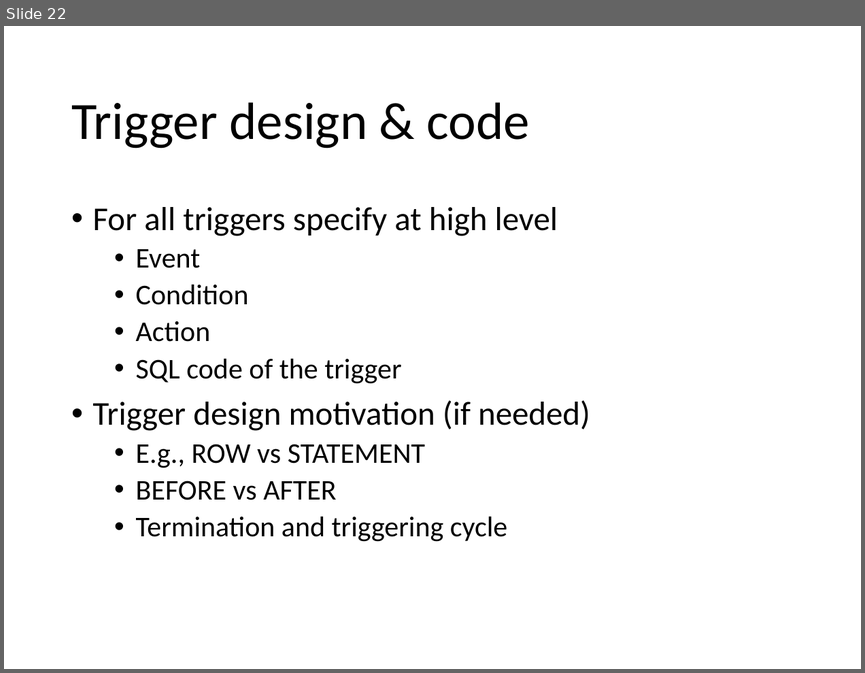
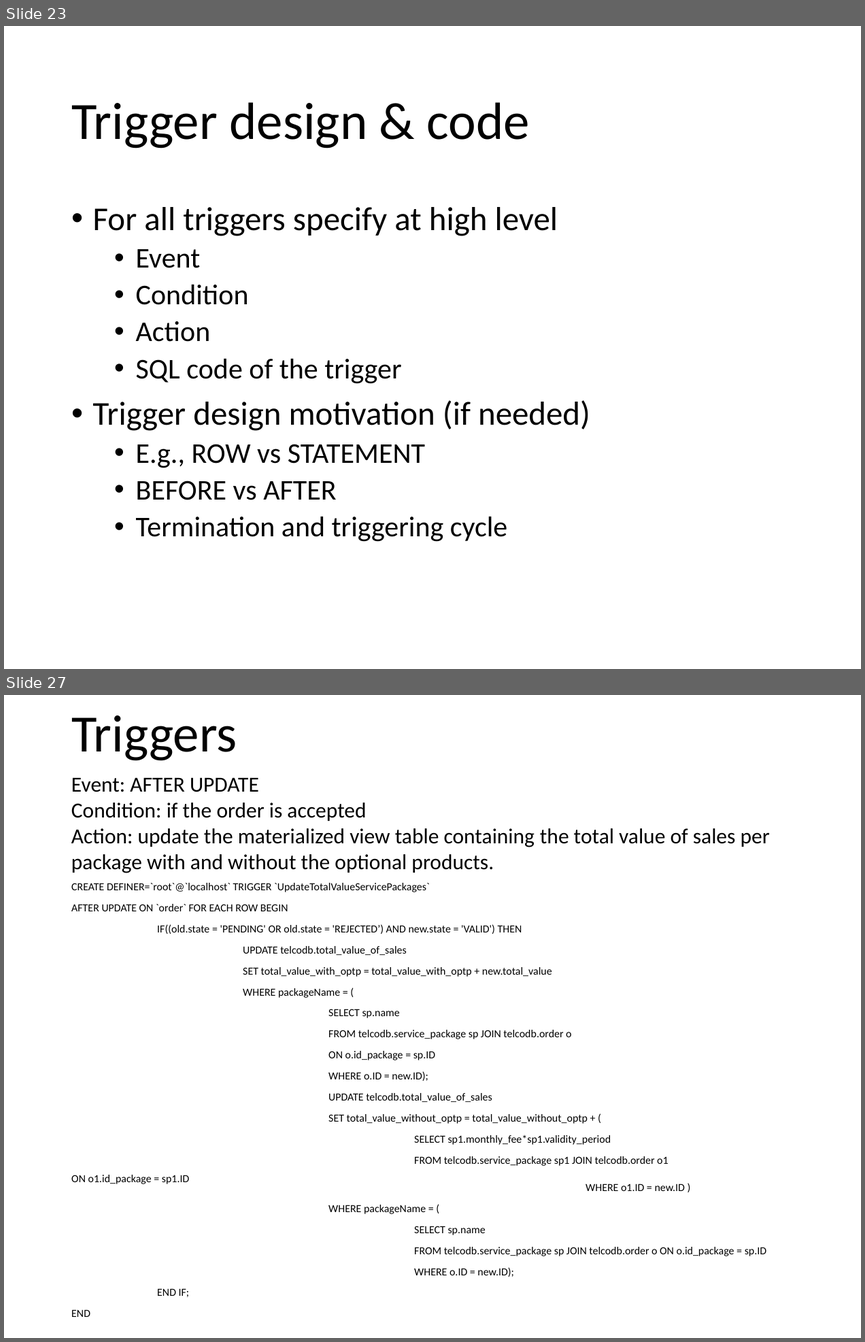
Before and after one commit to andrearestelli/db2-project, a slide deck: docs/documentation.pptx. Shown one above the other, each under a label of ours: slide 22 before the commit, slides 23 and 27 after it; the slides between them are not shown. The pictures are 865x673 and 865x1342 pixels, drawn with LibreOffice and Linux fonts; fonts in the diff are those of the drawing. Boxes give left, top, right and bottom in pixels: in the first picture for what was removed or moved away, otherwise in the second. Text is boxed around its words. In the diff, an @@ line names an element or a change of style, - is before the commit and + after.

```diff
--- a/docs/documentation.pptx
+++ b/docs/documentation.pptx
@@ slide 27 added at [4, 695, 861, 1338], background #FFFFFF @@
@@ title added at [71, 715, 237, 761], 44 pt, text #000000 @@
+Triggers
@@ text added at [71, 777, 770, 873], 18 pt, text #000000 @@
+Event: AFTER UPDATE
+Condition: if the order is accepted
+Action: update the materialized view table containing the total value of sales per package with and without the optional products.
@@ text added at [71, 883, 766, 1317], 9.1 pt, text #000000 @@
+CREATE DEFINER=`root`@`localhost` TRIGGER `UpdateTotalValueServicePackages`
+AFTER UPDATE ON `order` FOR EACH ROW BEGIN
+IF((old.state = 'PENDING' OR old.state = 'REJECTED’) AND new.state = 'VALID') THEN
+UPDATE telcodb.total_value_of_sales
+SET total_value_with_optp = total_value_with_optp + new.total_value
+WHERE packageName = (
+SELECT sp.name
+FROM telcodb.service_package sp JOIN telcodb.order o
+ON o.id_package = sp.ID
+WHERE o.ID = new.ID);
+UPDATE telcodb.total_value_of_sales
+SET total_value_without_optp = total_value_without_optp + (
+SELECT sp1.monthly_fee*sp1.validity_period
+FROM telcodb.service_package sp1 JOIN telcodb.order o1 ON o1.id_package = sp1.ID WHERE o1.ID = new.ID )
+WHERE packageName = (
+SELECT sp.name
+FROM telcodb.service_package sp JOIN telcodb.order o ON o.id_package = sp.ID
+WHERE o.ID = new.ID);
+END IF;
+END
@@ what was slide 22 is now slide 23 @@
```
Also in this commit, not shown: 3 slides changed, 8 other slides added, 1 slide removed.
